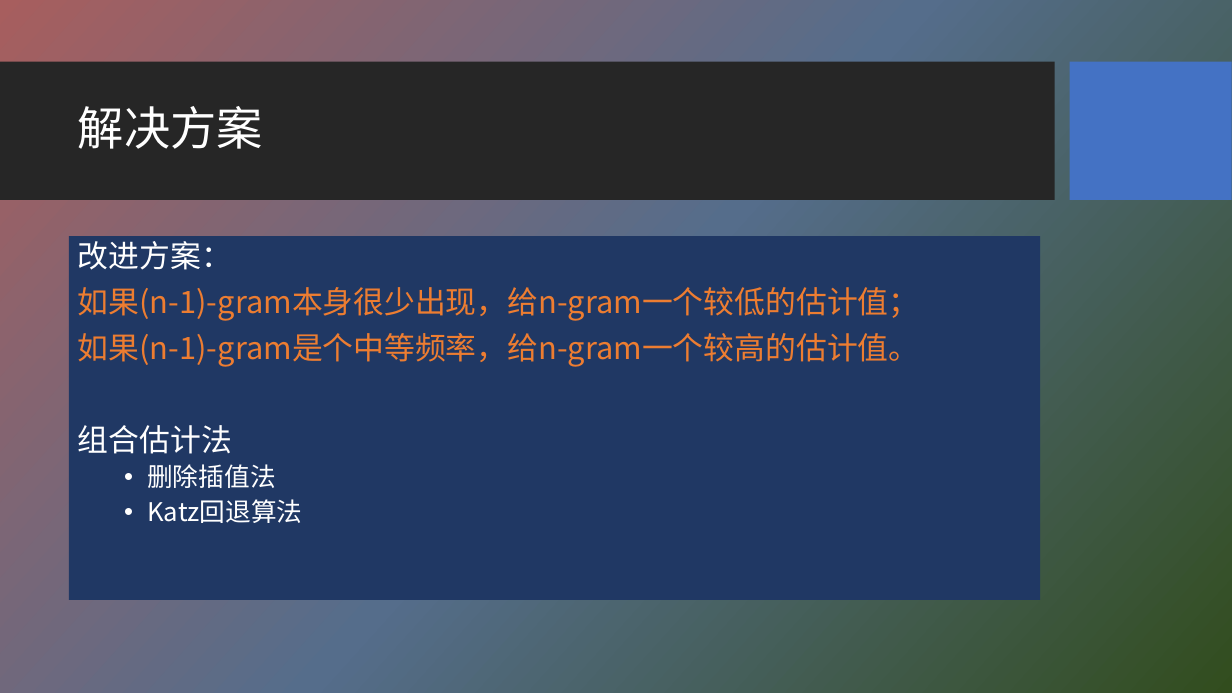
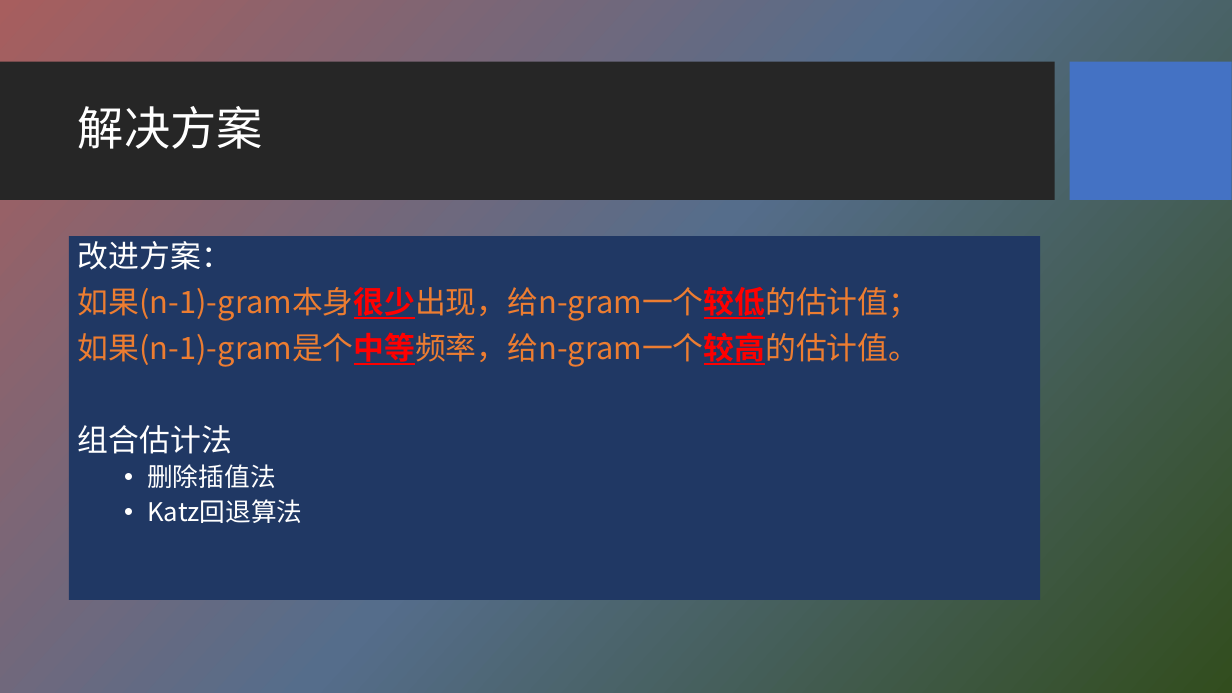
Before and after one commit to HBU/NLP_PPT, a slide deck: slide 30 of PPT-2020/ch03 n元语法模型.pptx. Drawn at 1232x693 pixels with LibreOffice and Linux fonts; fonts in the diff are those of the drawing; background and template pictures are left out. Boxes give left, top, right and bottom in pixels: in the first picture for what was removed or moved away, otherwise in the second. Text is boxed around its words. In the diff, an @@ line names an element or a change of style, - is before the commit and + after.

```diff
--- a/PPT-2020/ch03 n元语法模型.pptx
+++ b/PPT-2020/ch03 n元语法模型.pptx
@@ text at <box>78,286,919,367</box>: text colour #ED7D31 to #FF0000, bold on, underline on in "如果(n-1)-gram本身很少出现，给n-gram一个较低的估计值；", "如果(n-1)-gram是个中等频率，给n-gram一个较高的估计值。" @@
```
Also in this commit, not shown: 7 other slides changed, 1 other file.
